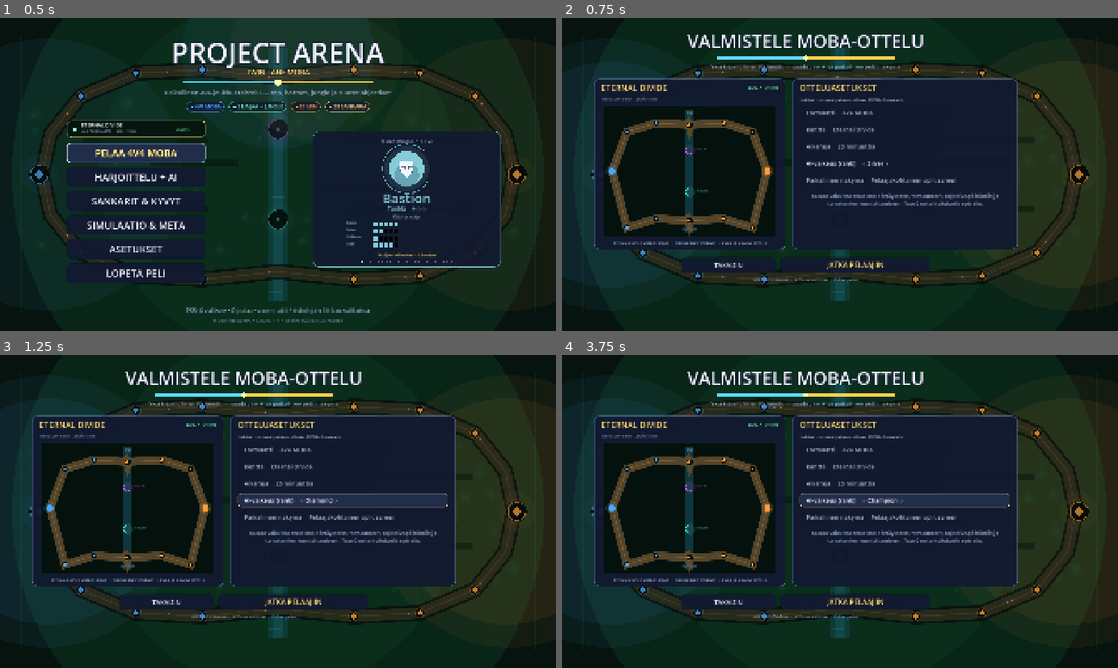
Above: before the commit, frames 1-4 (two rows, left to right).
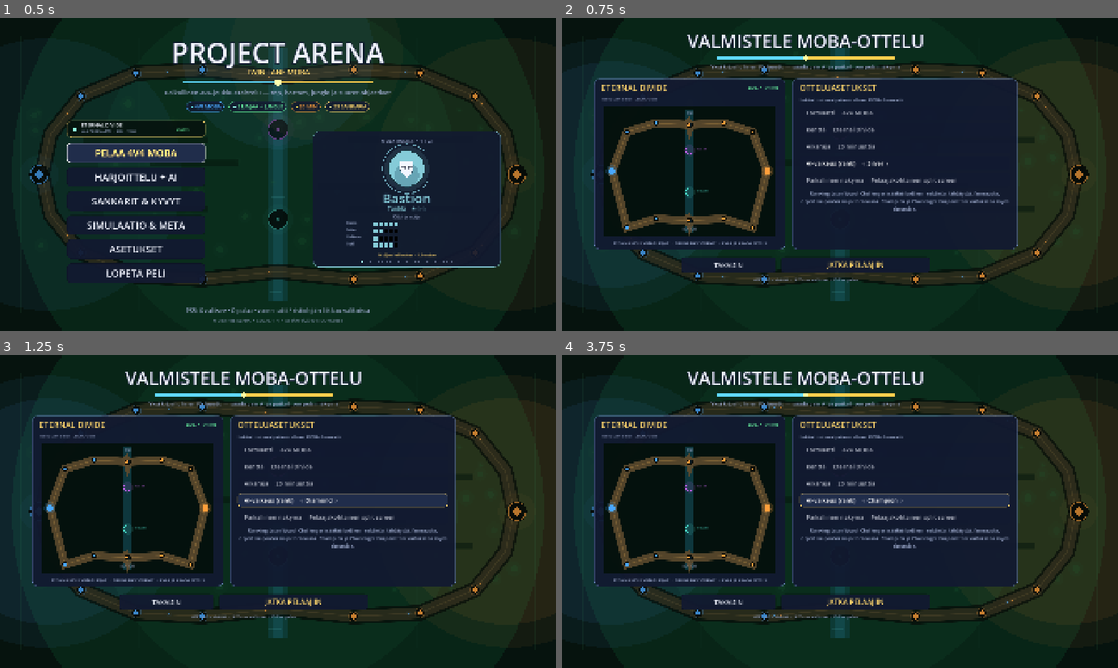
Above: after the commit, the same moments.

Repository: Zafgar/Brawlers
Game: Godot game, scene res://src/main.tscn
The game is run twice, just before and just after one commit, with the same random seed, the same clock (stepped at 60 frames per second) and the same inputs.
Inputs (mouse positions are in pixels of both pictures, inside the frame that each line leads up to):
- Up to frame 1 (0.5 s): no input
- Up to frame 2 (0.75 s): tap Enter (ui_accept) at 0.5 s; move the mouse to (962, 158) at 0.52 s; hold Right (ui_right) from 0.53 s (still down); hold Q from 0.53 s (still down); click (962, 158) at 0.67 s
- Up to frame 3 (1.25 s): keep holding Right (ui_right); keep holding Q; tap Enter (ui_accept) at 0.77, 1.07 s
- Up to frame 4 (3.75 s): release Right (ui_right) at 1.25 s; release Q at 1.25 s; click "Formaatti 4v4 MOBA" at 1.25 s; click "Kenttä Eternal Divide" at 2 s; click "Aikaraja 20 minuuttia" at 2.75 s; click "AI-vaikeus (rank) ‹ Diamond ›" at 3.5 s

Frame 1 is identical in both runs. In frame 2, 1.1% of the frame differs, in the area x 42-81%, y 55-62%; in frame 3, 1.1%; in frame 4, 1.1%.

Commit message:
Ranking + tulostaulu: review-korjaukset
- MAJOR: vanha taso 5 ("Mestari") kartoittui rankiin 25 ja sai vahingossa
  huippupään huijaukset -> kartta [1,7,13,19,23,31]: Mestari = Diamond I,
  reilu (vain "Epäreilu" = Challenger I huijaa). Roundtrip säilyy (23->4).
- Vanhentuneet kommentit/kuvaukset päivitetty (vaikeus tulee ranking-
  asteikolta; huippupää huijaa portaattomasti; aggressiokaton kohta).
- Game.bot_level-alkuarvo synkkaan tier-oletuksen kanssa (Silver III -> 1).
- Tulostaulu: TAVARAT-otsikko keskitetään lokerolohkon ylle; rivisuodatin
  vaatii profiilin (sama invariantti kuin muualla HUDissa).

Co-Authored-By: Claude Fable 5 <noreply@anthropic.com>
Claude-Session: https://claude.ai/code/session_01SqBgCfYgCzhYDAn38izic8

Diff:
--- a/src/ai/bot_brain.gd
+++ b/src/ai/bot_brain.gd
@@ -12,8 +12,10 @@
 ##   Mage     — keskietäisyys, alueenhallinta
 ##   Ranger   — pitää etäisyyttä ja kitettää
 ##
-## Vaikeustaso EI muuta vahinkoa tai kestoa — vain reaktioaikaa,
-## tähtäysvirhettä, ennakointia, väistämistä ja kykyjen käyttötodennäköisyyttä.
+## Vaikeus tulee ranking-asteikolta (BotRank: Wood IV .. Challenger I) ja
+## säätää ensisijaisesti taitoa: reaktioaikaa, tähtäysvirhettä, ennakointia,
+## väistämistä ja kykyjen käyttöä. Vain huippupää (Champion IV -> Challenger I)
+## huijaa avoimesti myös tilastoilla (vahinko/kesto/jäähdytykset/vauhti).
 
 enum Mode { GET_RELIC, ATTACK_CARRIER, ESCORT, CARRY, RETREAT, FIGHT, SUPPORT, GET_BUFF }
 
@@ -42,8 +44,8 @@
 var cooldown_discipline := 0.0  # säästääkö liikkuvuutta/pakoa ja välttääkö tuplakastit
 var tower_judgement := 0.0      # kuinka tarkasti botti arvioi aallon, aggron ja poistumistien
 
-# Taso 6 (epäreilu) huijaa: nämä poikkeavat 1.0:sta vain kyseisellä tasolla.
-# Hero lukee kertoimet setup()issa ja soveltaa niitä.
+# Huippupään huijaukset: poikkeavat 1.0:sta vasta rankista 24 (Champion IV)
+# ylöspäin, portaattomasti Challenger I:een. Hero lukee kertoimet setup()issa.
 var damage_mult := 1.0          # aiheutettu vahinko
 var damage_taken_mult := 1.0    # otettu vahinko
 var cooldown_mult := 1.0        # jäähdytysten kerroin
@@ -121,7 +123,7 @@
 	dodge_chance = lerpf(0.0, 0.95, pow(t, 1.35))
 	ability_chance = lerpf(0.15, 1.0, pow(t, 0.85))
 	prediction = pow(t, 1.5)
-	# Aggressio saavuttaa katon (jatkuva tuli) vasta Platinum-tasolla.
+	# Aggressio saavuttaa katon (jatkuva tuli) Champion III:sta ylöspäin.
 	aggression = minf(lerpf(0.35, 1.15, t), 1.0)
 	# Buffien haku, deny ja keskitetty tuli: matalat tasot eivät osaa lainkaan.
 	buff_focus = pow(t, 1.1)
--- a/src/ai/bot_rank.gd
+++ b/src/ai/bot_rank.gd
@@ -17,8 +17,9 @@
 const ROMAN := ["IV", "III", "II", "I"]
 
 # Vanhat 6 vaikeustasoa (0-5) vastaavina rankeina — vanhat valikot/simit
-# jatkavat toimintaansa tällä kartalla.
-const LEGACY_LEVEL_RANKS := [1, 7, 13, 19, 25, 31]
+# jatkavat toimintaansa tällä kartalla. Taso 5 ("Mestari") = Diamond I (23):
+# reilu, EI huijauksia — vain taso 6 ("Epäreilu") osuu huijausramppiin.
+const LEGACY_LEVEL_RANKS := [1, 7, 13, 19, 23, 31]
 
 
 ## Rankin taso (0..7).
--- a/src/autoload/game.gd
+++ b/src/autoload/game.gd
@@ -15,8 +15,9 @@
 # Otteluasetukset
 var team_size := 4
 var rounds_to_win := 1          # MOBA on yksi 20 minuutin ottelu
-var bot_level := 2              # 0–5 (vanha asteikko; pidetään synkassa tierin kanssa)
+var bot_level := 1              # 0–5 (vanha asteikko; pidetään synkassa tierin kanssa)
 var bot_tier := 2               # ranking-taso 0–7 (Wood..Challenger); oletus Silver
+                                # (Silver III = rank 9 -> vanha taso 1; synkka ylläpidetään valikossa)
 var map_id := "moba"
 var mode_id := "moba"
 var practice := false
--- a/src/ui/hud.gd
+++ b/src/ui/hud.gd
@@ -1067,12 +1067,15 @@
 		var cols := _columns(px, pw)
 		var head := ["", "POS", "LVL", "K / D / A", "CS", "KULTA", "VAHINKO", "TAVARAT"]
 		for i in range(1, head.size()):
-			UiKit.draw_text(self, Vector2(float(cols[i]), y + 17.0), str(head[i]), 15,
+			# cols[7] on tavaralohkon VASEN reuna -> keskitä otsikko lohkon ylle.
+			var hx: float = float(cols[i]) if i < 7 else float(cols[7]) + ITEM_SLOTS * 46.0 / 2.0
+			UiKit.draw_text(self, Vector2(hx, y + 17.0), str(head[i]), 15,
 				Palette.TEXT_DIM, true)
 		y += 44.0
 		var members: Array = []
 		for h in arena.heroes:
-			if is_instance_valid(h) and not h.is_unit and h.team == team:
+			if is_instance_valid(h) and not h.is_unit and h.team == team \
+					and h.profile != null:
 				members.append(h)
 		members.sort_custom(func(a, b): return a.profile.index < b.profile.index)
 		for h in members:
--- a/src/ui/match_setup.gd
+++ b/src/ui/match_setup.gd
@@ -6,7 +6,7 @@
 var _desc_label: Label = null
 
 const DESCRIPTIONS := {
-	"bots": "AI-taso vaikuttaa reaktioon, tähtäykseen, farmaukseen, objective-päätöksiin ja turvatornien kunnioittamiseen. Taso 6 on tarkoituksella epäreilu.",
+	"bots": "Ranking-taso (Wood–Challenger) säätää bottien reaktiota, tähtäystä, farmausta, objective-päätöksiä ja tornikuria. Champion ja Challenger huijaavat tarkoituksella myös tilastoilla.",
 	"split": "Jokaisella paikallisella pelaajalla on oma sankaria seuraava näkymä. Myös yhden pelaajan peli käyttää tätä kameraa.",
 	"format": "Vakioformaatti: 4v4, yksi top, yksi jungle ja kaksi bottom. Vapaat pelaajapaikat täytetään AI-sankareilla.",
 	"map": "Eternal Divide: kaksi kaartuvaa linjaa, niiden välinen jungle, Red/Blue-buffit, Dragon, Baron, kolme tornia per linja ja Nexus.",
